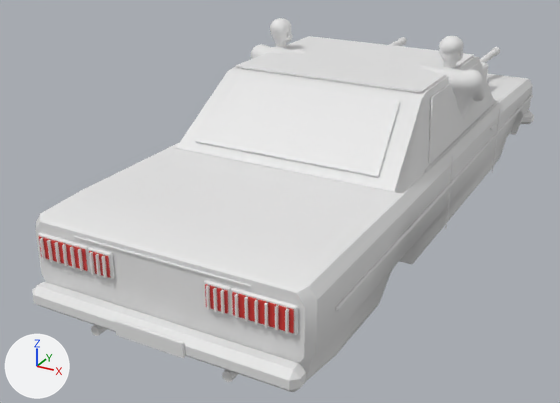
Before and after pictures for a commit that changed the glTF model assets/models/thumper.glb.
The view is the same before and after, from a camera (50 mm lens) standing at (2.83, -6.51, 3.21) and looking at (-0.5, -0.45, 0.19). Lighting does not change. The marker at lower left points along +X, +Y and +Z. The first picture is the older version. Vertices at exactly the same position are counted once.

Objects in the first picture: 'body', 'gunman_l', 'gunman_r'.
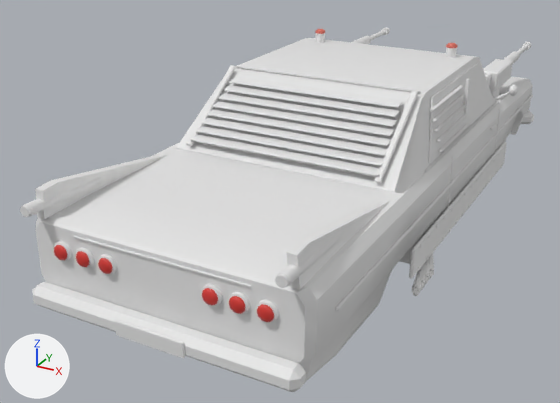
The change in detail:
me_body is used by ob_body; location (0.0, 0.0, 0.0).
me_body had 2567 vertices, 4750 faces and spanned x -1.16..1.16, y -3.15..3.15, z 0.14..1.51.
me_body now has 6815 vertices, 12746 faces and spans x -1.26..1.26, y -3.15..3.35, z 0.1..1.62.
me_body part 1: a new loose piece, a box spanning x 1.012..1.042, y 0.235..0.265, z 0.97..1.43, in mat_atlas.
me_body part 2: a new loose piece, a UV sphere (12 segments, 6 rings, poles along z) spanning x 1.178..1.262, y 1.23..1.37, z 1.044..1.156, in mat_atlas.
me_body part 3: 33 loose pieces with 424 vertices, spanning x -0.98..1.01, y -3.06..3.02, z 0.14..1.51, are deleted.
me_body part 4: 1164 vertices removed from x -1.03..1.03, y -3.06..3.07, z 0.52..1.18; 4870 vertices added at x -1.26..1.24, y -3.15..3.35, z 0.1..1.62.
Other edits to the shape of me_body do not show in these pictures.
Object 'gunman_l' (ob_gunman_l) is deleted.
Object 'gunman_r' (ob_gunman_r) is deleted.

Where the change shows, as pixel boxes [x1, y1, x2, y2] in the pictures (560 x 403 px):
'body', reshaped
    before: [33, 36, 534, 392]
    after: [20, 27, 534, 392]
'gunman_r', deleted
    before: [418, 36, 486, 133]
'gunman_l', deleted
    before: [251, 18, 305, 59]
part 1 of me_body, added
    after: [463, 79, 470, 114]
part 2 of me_body, added
    after: [509, 85, 518, 96]
part 3 of me_body, deleted
    before: [39, 36, 500, 382]
part 4 of me_body, built on (mostly hidden before)
    before: [38, 62, 489, 335]
    after: [20, 27, 531, 323]
